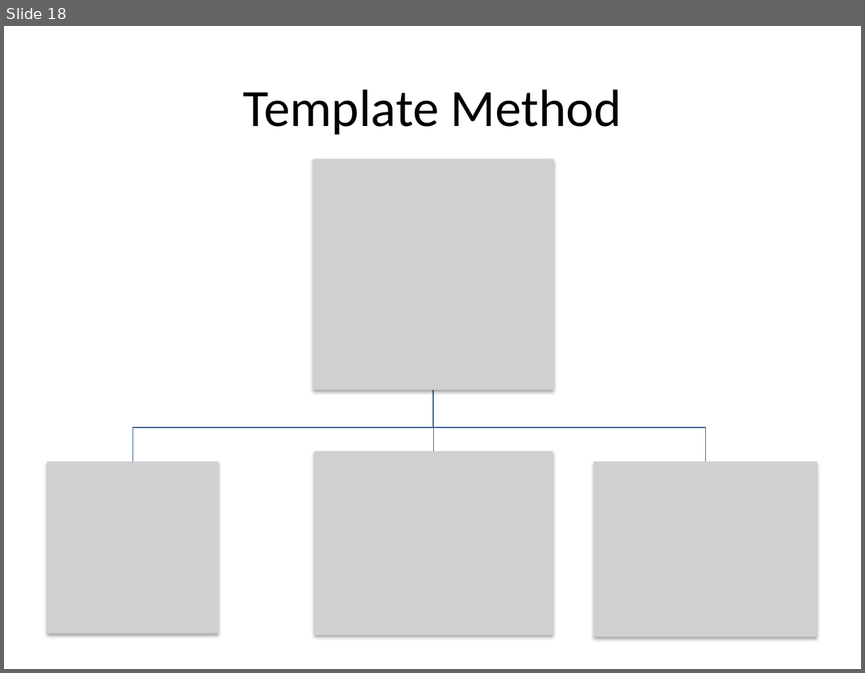
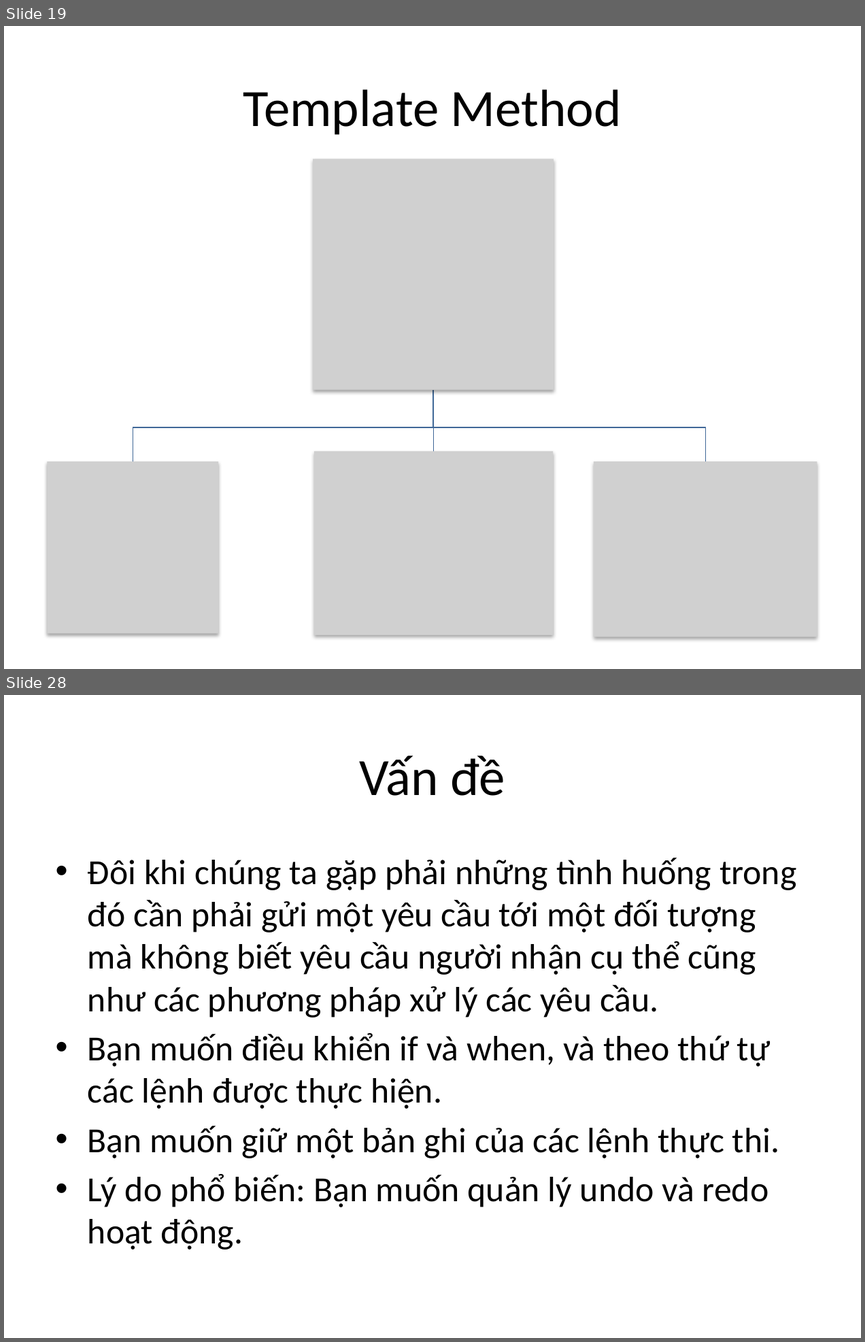
Before and after one commit to taole/slide, a slide deck: designpatter.pptx. Shown one above the other, each under a label of ours: slide 18 before the commit, slides 19 and 28 after it; the slides between them are not shown. The pictures are 865x673 and 865x1342 pixels, drawn with LibreOffice and Linux fonts; fonts in the diff are those of the drawing; grey boxes stand for pictures. Boxes give left, top, right and bottom in pixels: in the first picture for what was removed or moved away, otherwise in the second. Text is boxed around its words. In the diff, an @@ line names an element or a change of style, - is before the commit and + after.

```diff
--- a/designpatter.pptx
+++ b/designpatter.pptx
@@ slide 28 added at [4, 695, 861, 1338], background #FFFFFF @@
@@ title added at [359, 756, 506, 796], 44 pt, text #000000 @@
+Vấn đề
@@ text added at [88, 858, 796, 1249], 29.6 pt, text #000000 @@
+• Đôi khi chúng ta gặp phải những tình huống trong đó cần phải gửi một yêu cầu tới một đối tượng mà không biết yêu cầu người nhận cụ thể cũng như các phương pháp xử lý các yêu cầu.
+• Bạn muốn điều khiển if và when, và theo thứ tự các lệnh được thực hiện.
+• Bạn muốn giữ một bản ghi của các lệnh thực thi.
+• Lý do phổ biến: Bạn muốn quản lý undo và redo hoạt động.
@@ what was slide 18 is now slide 19 @@
```
Also in this commit, not shown: 2 slides changed, 13 other slides added.
